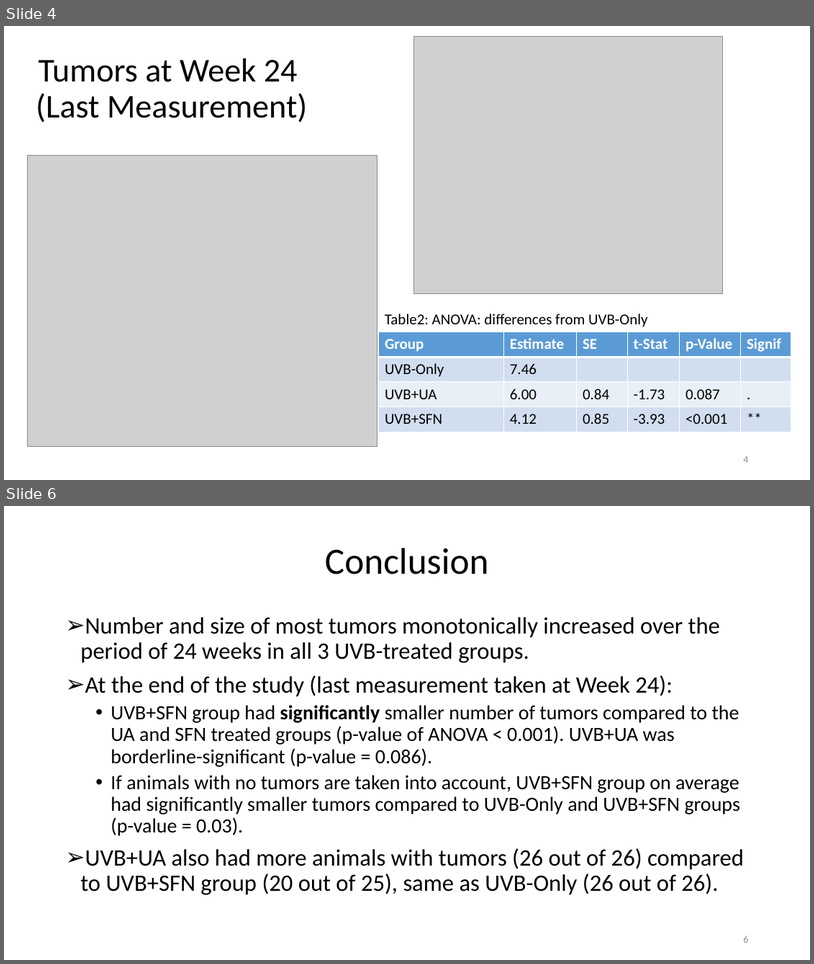
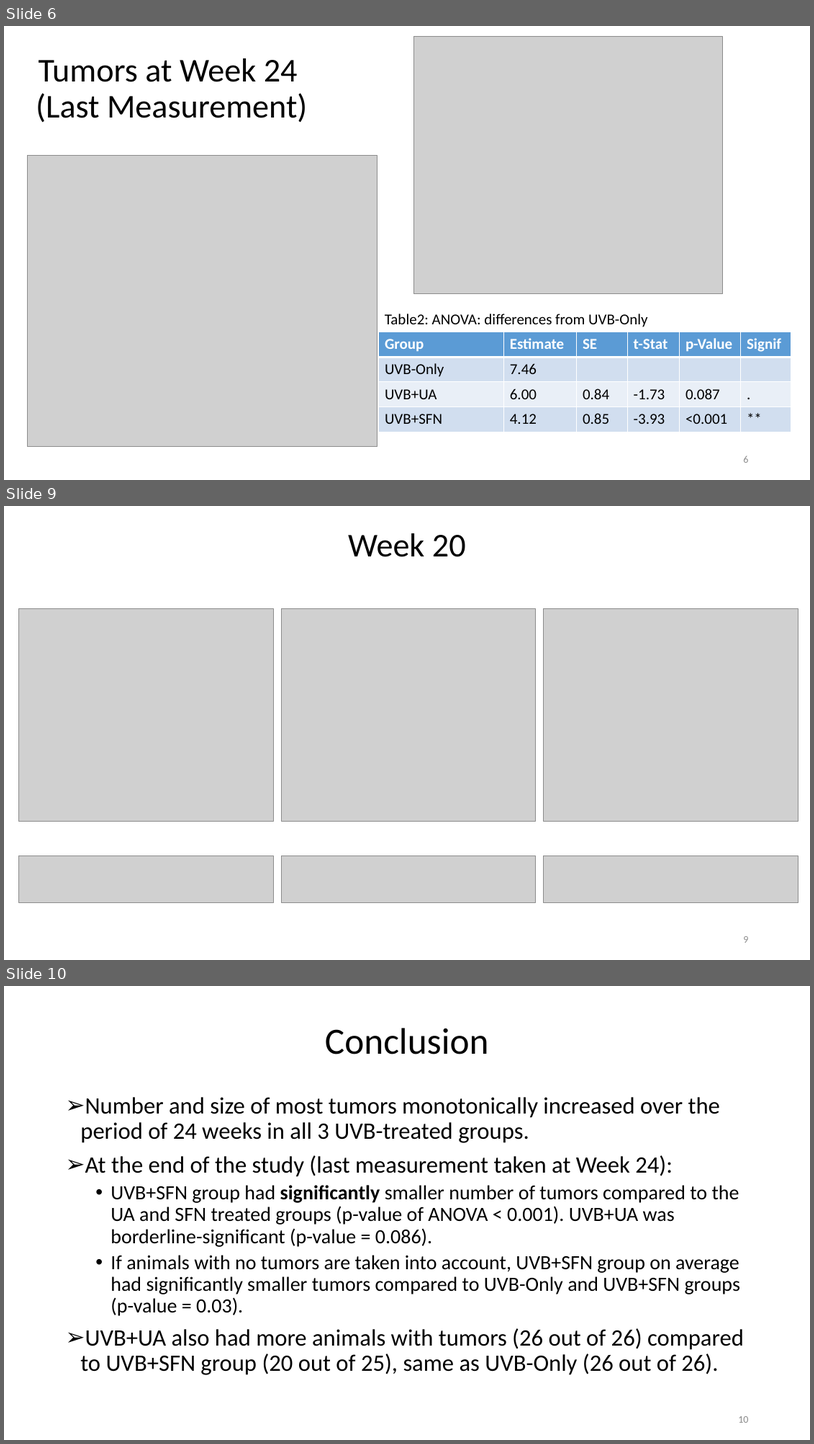
Before and after one commit to KongLabRUSP/skin.uvb, a slide deck: docs/skin_uvb_tumors_v1.pptx. Shown one above the other, each under a label of ours: slides 4 and 6 before the commit, slides 6, 9 and 10 after it; the slides between them are not shown. The pictures are 814x964 and 814x1444 pixels, drawn with LibreOffice and Linux fonts; fonts in the diff are those of the drawing; grey boxes stand for pictures. Boxes give left, top, right and bottom in pixels: in the first picture for what was removed or moved away, otherwise in the second. Text is boxed around its words. In the diff, an @@ line names an element or a change of style, - is before the commit and + after.

```diff
--- a/docs/skin_uvb_tumors_v1.pptx
+++ b/docs/skin_uvb_tumors_v1.pptx
@@ slide 9 added at [4, 506, 810, 960], background #FFFFFF @@
@@ title added at [348, 533, 466, 557], 39.6 pt, text #000000 @@
+Week 20
@@ picture added at [19, 608, 274, 821] @@
@@ picture added at [281, 608, 536, 821] @@
@@ picture added at [543, 608, 798, 821] @@
@@ picture added at [19, 856, 274, 902] @@
@@ picture added at [281, 856, 536, 902] @@
@@ picture added at [543, 856, 798, 902] @@
@@ page number added at [743, 936, 748, 942], 12 pt, text #8C8C8C @@
+9
@@ what was slide 4 is now slide 6 @@
@@ page number at [743, 456, 748, 462]: text changed @@
-4
+6
@@ what was slide 6 is now slide 10 @@
@@ page number at [738, 1416, 748, 1422]: text changed @@
-6
+10
```
Also in this commit, not shown: 3 slides changed, 4 other slides added, 4 other files.
